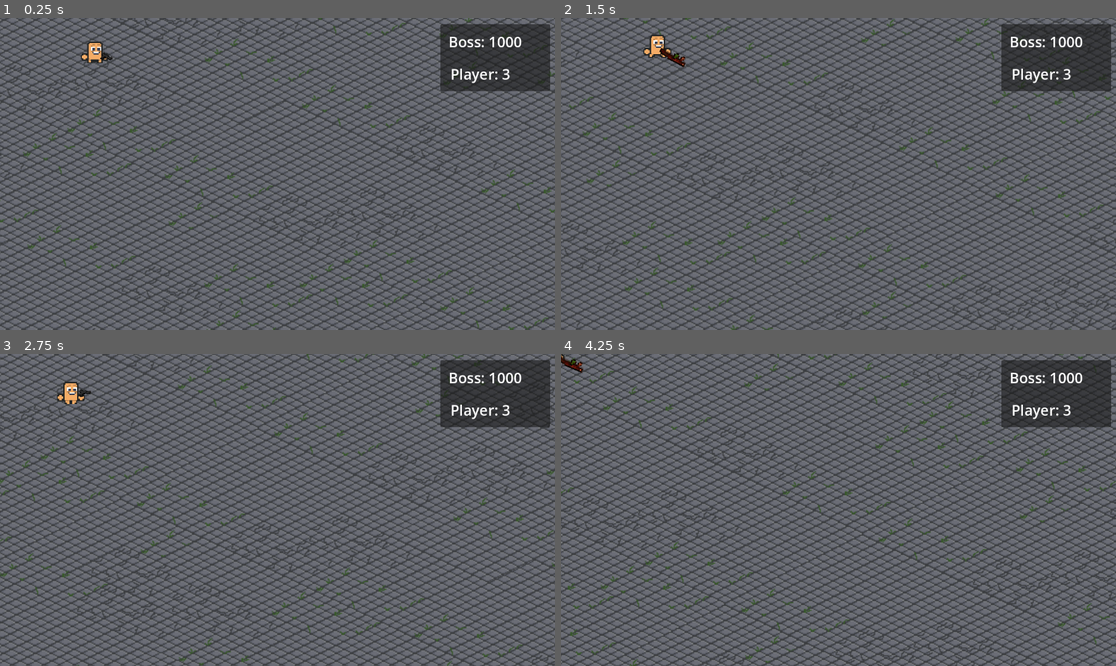
Above: before the commit, frames 1-4 (two rows, left to right).
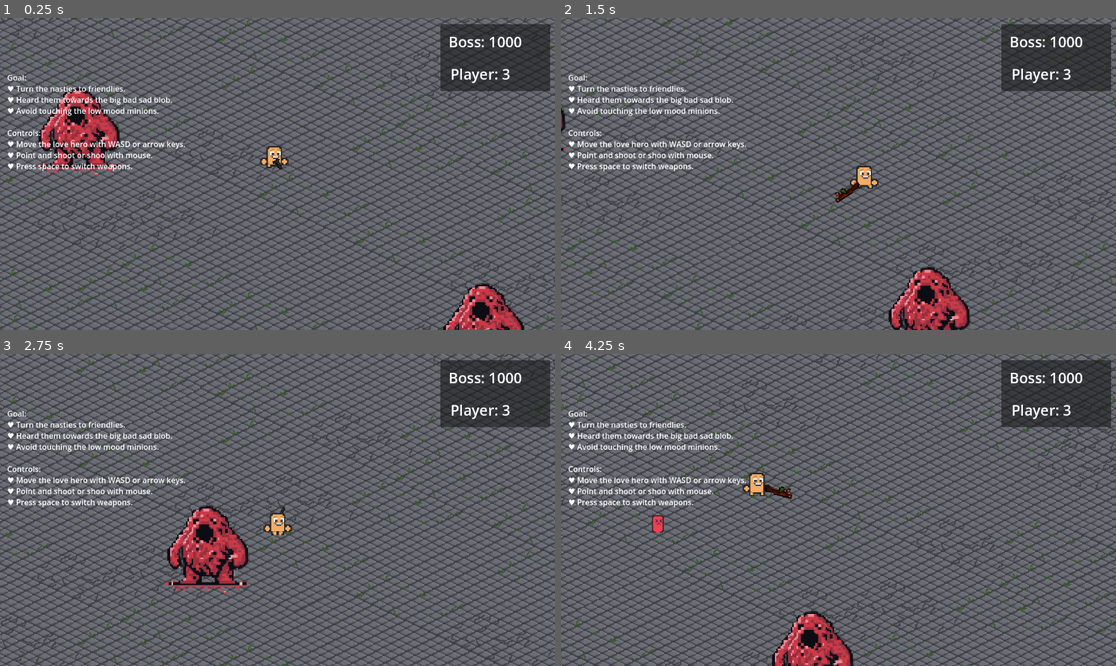
Above: after the commit, the same moments.

Repository: Aartwoo0/fgj24_laughgame
Game: Godot game, scene res://Scenes/Levels/Main.tscn
Two runs of this game, one before a commit and one after it. Both use one fixed random seed, a clock stepped at 60 frames per second and the inputs below.
Inputs (mouse positions are in pixels of both pictures, inside the frame that each line leads up to):
- Up to frame 1 (0.25 s): no input
- Up to frame 2 (1.5 s): tap Enter at 0.5 s; move the mouse to (960, 158) at 0.52 s; hold D (move_right) 0.53-1.28 s; tap Space (next_weapon) at 0.6 s; move the mouse to (727, 189) at 1.27 s; hold S (move_down) from 1.28 s (still down); click (727, 189) at 1.35 s
- Up to frame 3 (2.75 s): move the mouse to (333, 441) at 2.02 s; release S (move_down) at 2.03 s; hold D (move_right) from 2.03 s (still down); tap Space (next_weapon) at 2.1 s
- Up to frame 4 (4.25 s): move the mouse to (810, 572) at 2.77 s; release D (move_right) at 2.78 s; hold W (move_up) 2.78-3.53 s; click (810, 572) at 2.85 s; move the mouse to (1005, 556) at 3.52 s; hold A (move_left) from 3.53 s (still down); tap Space (next_weapon) at 3.6 s

The runs differ from the first frame. In frame 1, 49% of the frame differs, in the area x 0-100%, y 0-100%; in frame 2, 46%; in frame 3, 47%; in frame 4, 47%.

Commit message:
Add end game states and screen, add instructions

Diff:
--- a/Scenes/Components/bullet.tscn
+++ b/Scenes/Components/bullet.tscn
@@ -29,7 +29,7 @@
 radius = 3.0
 
 [node name="Bullet" type="Area2D"]
-visible = false
+scale = Vector2(2, 2)
 collision_layer = 2
 collision_mask = 2
 script = ExtResource("1_6dhpu")
--- a/Scenes/Levels/Main.tscn
+++ b/Scenes/Levels/Main.tscn
@@ -6,6 +6,7 @@
 [ext_resource type="Script" path="res://Src/LookPoint.gd" id="3_4ygls"]
 [ext_resource type="Script" path="res://Src/Bandollier.gd" id="3_us10r"]
 [ext_resource type="PackedScene" uid="uid://qdvysnba7ihu" path="res://Scenes/Components/BlobBoss.tscn" id="6_2ki48"]
+[ext_resource type="Script" path="res://Src/Instructions.gd" id="7_b3lvp"]
 
 [node name="Main" type="Node2D"]
 script = ExtResource("1_pp0ss")
@@ -20,23 +21,28 @@
 polygon = PackedVector2Array(641, -817, 2935, 274, 651, 1438, -1641, 346)
 
 [node name="Player" parent="." node_paths=PackedStringArray("bandolier") instance=ExtResource("2_pyvxm")]
-position = Vector2(449, 270)
+position = Vector2(292, 102)
 bandolier = NodePath("../Bandollier")
 
 [node name="LookPoint" type="Node2D" parent="."]
 script = ExtResource("3_4ygls")
 
 [node name="Camera2D" type="Camera2D" parent="LookPoint"]
-position = Vector2(452, 264)
+position = Vector2(291, 162)
 zoom = Vector2(2, 2)
 position_smoothing_enabled = true
 position_smoothing_speed = 10.0
+metadata/_edit_lock_ = true
 
 [node name="Gestation" type="Timer" parent="."]
 wait_time = 1.5
 autostart = true
 
 [node name="Boss" parent="." instance=ExtResource("6_2ki48")]
+position = Vector2(91, 64)
+
+[node name="Boss2" parent="." instance=ExtResource("6_2ki48")]
+position = Vector2(511, 267)
 
 [node name="Bandollier" type="Node" parent="."]
 script = ExtResource("3_us10r")
@@ -82,4 +88,26 @@
 text = "Player: 3"
 vertical_alignment = 1
 
+[node name="Instructions" type="RichTextLabel" parent="CanvasLayer"]
+offset_left = 15.0
+offset_top = 112.0
+offset_right = 488.0
+offset_bottom = 342.0
+text = "Goal:
+♥ Turn the nasties to friendlies.
+♥ Heard them towards the big bad sad blob.
+♥ Avoid touching the low mood minions.
+
+Controls:
+♥ Move the love hero with WASD or arrow keys.
+♥ Point and shoot or shoo with mouse.
+♥ Press space to switch weapons."
+script = ExtResource("7_b3lvp")
+
+[node name="HideInstructionsTimer" type="Timer" parent="CanvasLayer/Instructions"]
+wait_time = 5.0
+one_shot = true
+autostart = true
+
 [connection signal="timeout" from="Gestation" to="." method="_on_spawn"]
+[connection signal="timeout" from="CanvasLayer/Instructions/HideInstructionsTimer" to="CanvasLayer/Instructions" method="_on_hide_instructions_timer_timeout"]
--- /dev/null
+++ b/Scenes/Levels/TheEnd.tscn
@@ -0,0 +1,22 @@
+[gd_scene load_steps=3 format=3 uid="uid://ctn3edads16v7"]
+
+[ext_resource type="Texture2D" uid="uid://ns5nmopv6g11" path="res://Assets/endgame.png" id="1_dq57e"]
+[ext_resource type="Script" path="res://Src/NewGameButton.gd" id="2_y4j5w"]
+
+[node name="TheEnd" type="Node2D"]
+
+[node name="Background" type="Sprite2D" parent="."]
+position = Vector2(574.5, 323.5)
+scale = Vector2(0.642299, 0.62793)
+texture = ExtResource("1_dq57e")
+
+[node name="NewGameButton" type="Button" parent="."]
+offset_left = 25.0
+offset_top = 73.0
+offset_right = 1131.0
+offset_bottom = 213.0
+theme_override_font_sizes/font_size = 96
+text = "You win, new game?"
+script = ExtResource("2_y4j5w")
+
+[connection signal="pressed" from="NewGameButton" to="NewGameButton" method="_on_pressed"]
--- a/Src/BlobBoss.gd
+++ b/Src/BlobBoss.gd
@@ -5,7 +5,7 @@
 
 func _ready():
 	health_display.text = 'Boss: ' + str(self.health)
-
+	self.area_entered.connect(self._on_boss_area_entered)
 	$BulletShield.area_entered.connect(self._on_boss_area_hit)
 
 func _on_boss_area_entered(somebody):
@@ -15,6 +15,10 @@
 		self.health -= 100
 		health_display.text = 'Boss: ' + str(self.health)
 
+		if self.health == 0:
+			Globals.won_last_game = true
+			get_tree().change_scene_to_file("res://Scenes/Levels/TheEnd.tscn")
+
 func _on_boss_area_hit(object):
 	if object is Bullet:
 		object.deflect()
--- /dev/null
+++ b/Src/Globals.gd
@@ -0,0 +1,12 @@
+extends Node
+
+var won_last_game = false
+
+# Called when the node enters the scene tree for the first time.
+func _ready():
+	pass # Replace with function body.
+
+
+# Called every frame. 'delta' is the elapsed time since the previous frame.
+func _process(delta):
+	pass
--- /dev/null
+++ b/Src/Instructions.gd
@@ -0,0 +1,15 @@
+extends RichTextLabel
+
+
+# Called when the node enters the scene tree for the first time.
+func _ready():
+	pass # Replace with function body.
+
+
+# Called every frame. 'delta' is the elapsed time since the previous frame.
+func _process(delta):
+	pass
+
+
+func _on_hide_instructions_timer_timeout():
+	self.visible = false;
--- a/Src/Main.gd
+++ b/Src/Main.gd
@@ -25,6 +25,5 @@
 	enemy.target = $Player
 	self.add_child(enemy)
 
-	$Boss.area_entered.connect($Boss._on_boss_area_entered)
 	enemy.area_entered.connect($Player._on_enemy_area_entered)
 	$Player.area_entered.connect(enemy._on_player_area_entered)
--- /dev/null
+++ b/Src/NewGameButton.gd
@@ -0,0 +1,11 @@
+extends Button
+
+@export var lose_text : String = "You lose, try again?"
+
+# Called when the node enters the scene tree for the first time.
+func _ready():
+	if not Globals.won_last_game:
+		self.text = lose_text
+
+func _on_pressed():
+	get_tree().change_scene_to_file("res://Scenes/Levels/Main.tscn")
--- a/Src/Player.gd
+++ b/Src/Player.gd
@@ -94,3 +94,7 @@
 	if enemy_area is Player:
 		self.health -= 1
 		player_health.text = 'Player: ' + str(self.health)
+
+		if self.health == 0:
+			Globals.won_last_game = false
+			get_tree().change_scene_to_file("res://Scenes/Levels/TheEnd.tscn")
--- a/project.godot
+++ b/project.godot
@@ -14,6 +14,10 @@
 run/main_scene="res://Scenes/Levels/Main.tscn"
 config/features=PackedStringArray("4.2", "GL Compatibility")
 config/icon="res://Assets/icon.svg"
+
+[autoload]
+
+Globals="*res://Src/Globals.gd"
 
 [editor]
 
Binary file added: Assets/endgame.png
Not shown, added: Assets/endgame.png.import
Not shown: 1 places in Scenes/Levels/Main.tscn that only renumber resources
Not shown, added: export_presets.cfg
Not shown, changed: .gitignore
